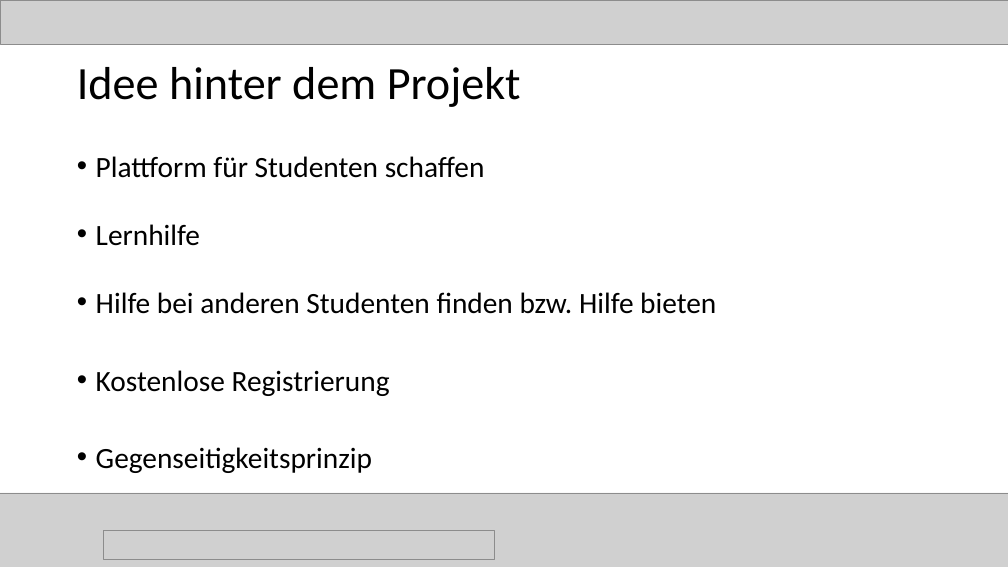
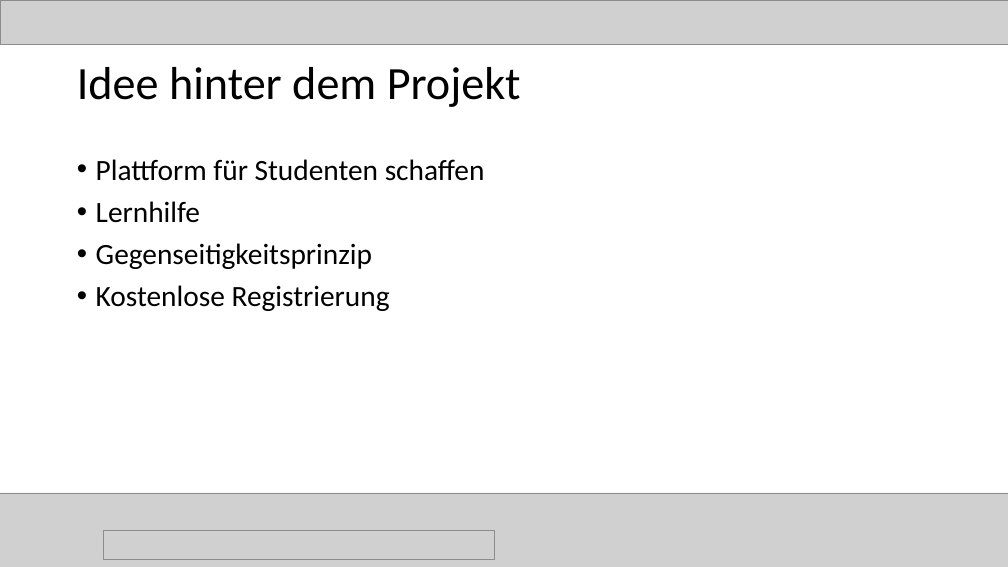
Before and after one commit to magharmi/StudentenFuerStudenten, a slide deck: slide 4 of Power Point/final.pptx. Drawn at 1008x567 pixels with LibreOffice and Linux fonts; fonts in the diff are those of the drawing; grey boxes stand for pictures. Boxes give left, top, right and bottom in pixels: in the first picture for what was removed or moved away, otherwise in the second. Text is boxed around its words. In the diff, an @@ line names an element or a change of style, - is before the commit and + after.

Commit message:
pp

```diff
--- a/Power Point/final.pptx
+++ b/Power Point/final.pptx
@@ text at (x1=96, y1=159, x2=485, y2=311): line spacing 0.8 to 0.9 @@
@@ text at (x1=96, y1=243, x2=372, y2=269): text changed @@
-• Hilfe bei anderen Studenten finden bzw. Hilfe bieten
+• Gegenseitigkeitsprinzip
@@ text at (x1=96, y1=447, x2=372, y2=473): paragraph removed @@
-• Gegenseitigkeitsprinzip
```
Also in this commit, not shown: 8 other slides changed.
